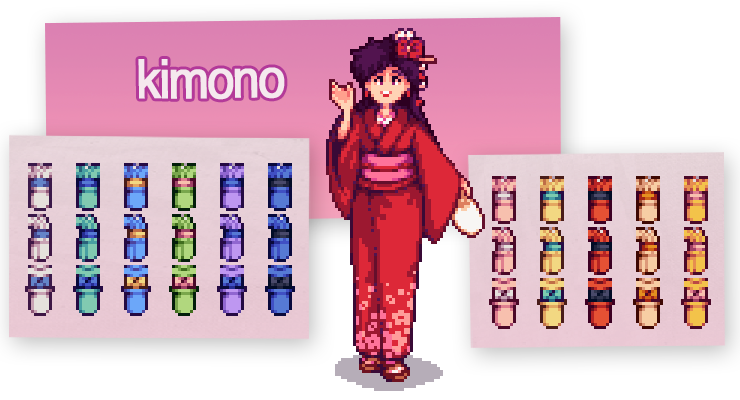
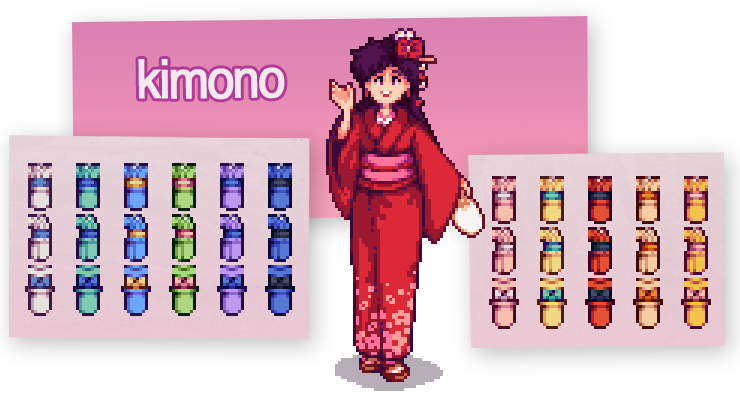
Layered file, before and after one edit (740x400). Changes by layer:
painted on "card" (6th of 6, in "content" › "banner" › "card") over [45, 16, 588, 223]
